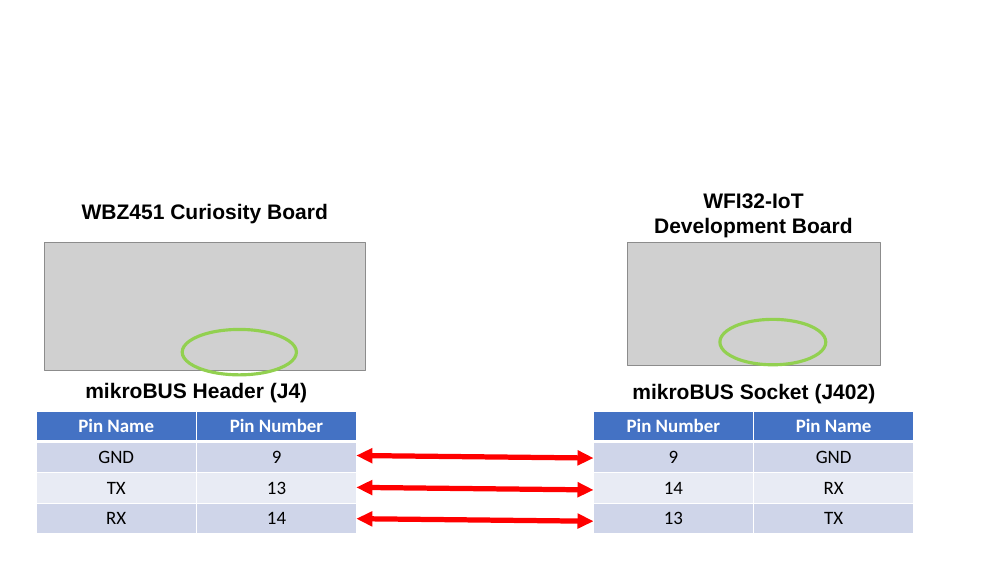
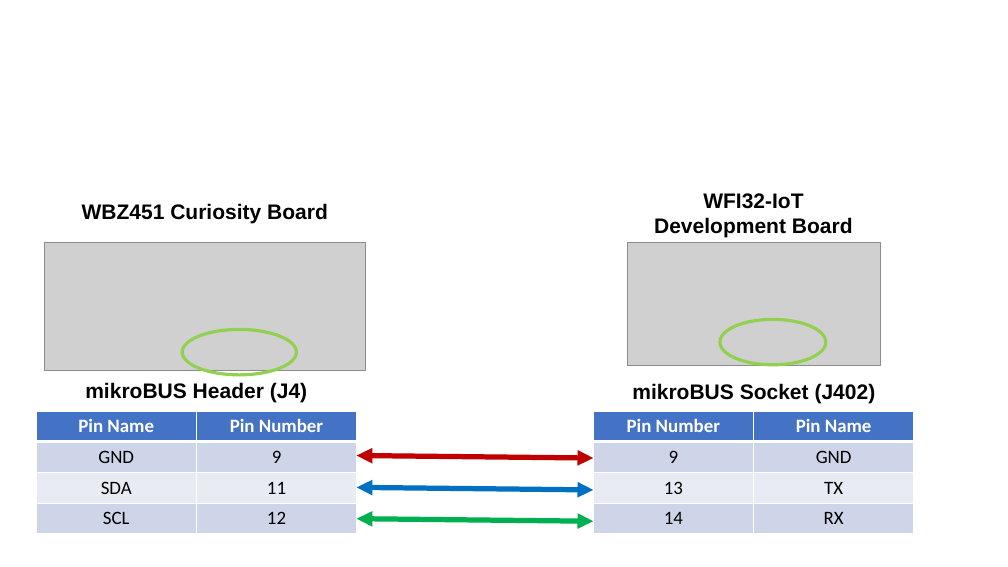
Before and after one commit to MicrochipTech/AzureDemo_AnyCloud, a slide deck: slide 1 of media/WBZ451_WFI32-IoT.pptx. Drawn at 1008x567 pixels with LibreOffice and Linux fonts; fonts in the diff are those of the drawing; grey boxes stand for pictures. Boxes give left, top, right and bottom in pixels: in the first picture for what was removed or moved away, otherwise in the second. Text is boxed around its words. In the diff, an @@ line names an element or a change of style, - is before the commit and + after.

```diff
--- a/media/WBZ451_WFI32-IoT.pptx
+++ b/media/WBZ451_WFI32-IoT.pptx
@@ table at [36,411,357,534] @@
-row 3, column 1: TX
+row 3, column 1: SDA
-row 3, column 2: 13
+row 3, column 2: 11
-row 4, column 1: RX
+row 4, column 1: SCL
-row 4, column 2: 14
+row 4, column 2: 12
@@ table at [594,411,914,534] @@
+row 3: 13 | TX
-row 4: 13 | TX
@@ double arrow (357, 456) - (594, 458): stroke #FF0000 5 pt to #C00000 5 pt @@
@@ double arrow (357, 488) - (594, 490): stroke #FF0000 5 pt to #0070C0 5 pt @@
@@ double arrow (357, 519) - (594, 521): stroke #FF0000 5 pt to #00B050 5 pt @@
```
Also in this commit, not shown: 43 other files.
